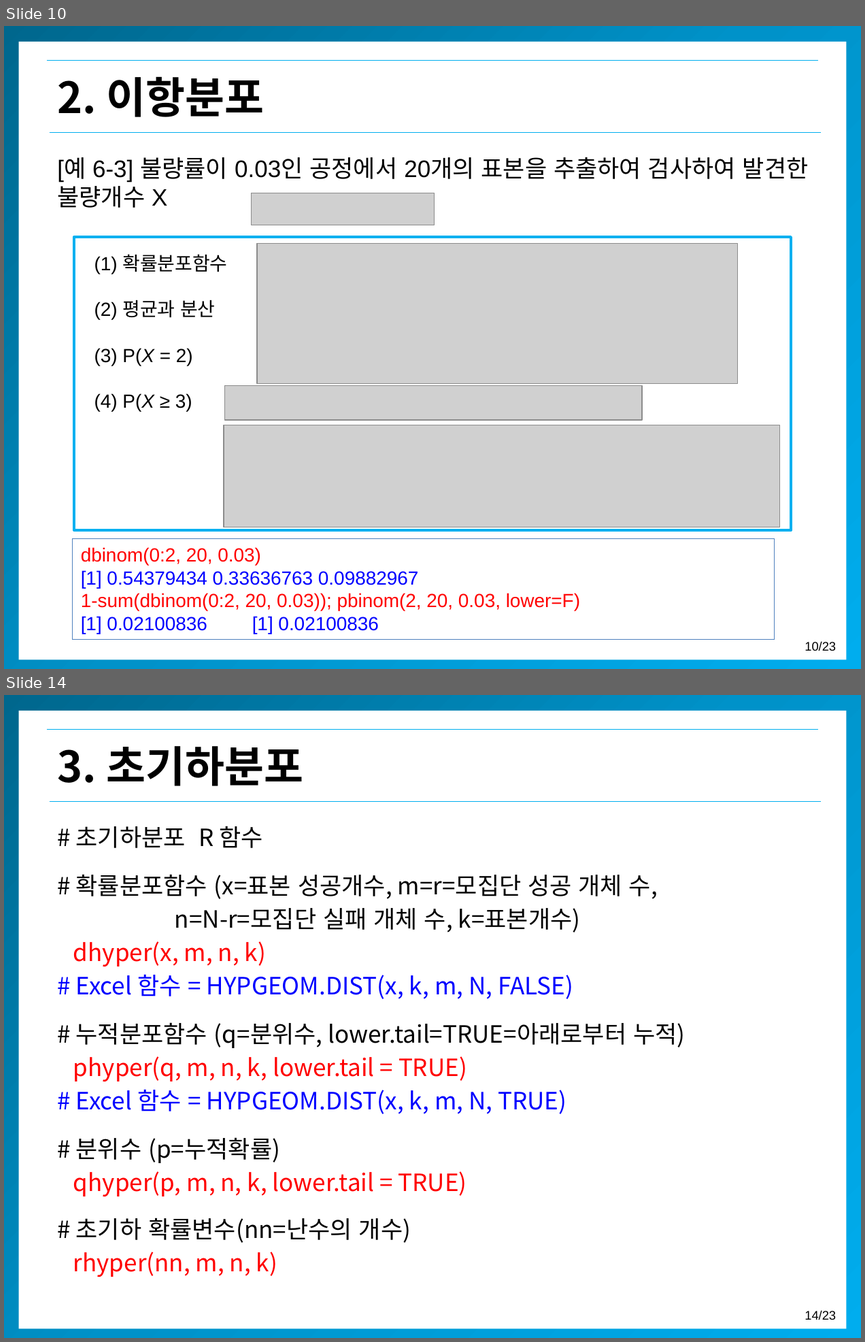
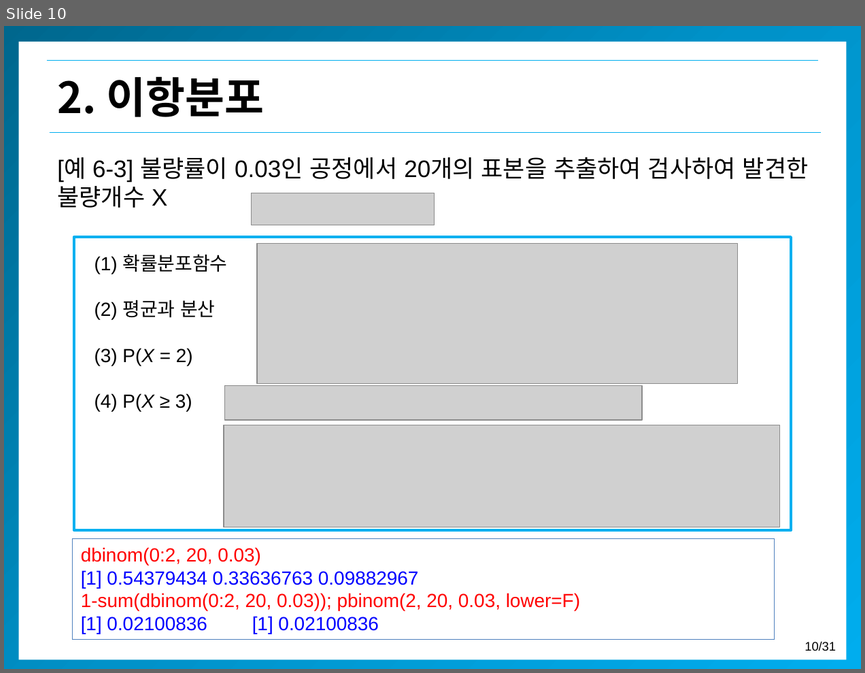
Before and after one commit to misdb/statistics, a slide deck: .gitbook/assets/chapter-04-3-kor (1).pptx. Shown one above the other, each under a label of ours: slides 10 and 14 before the commit, slide 10 after it; the slides between them are not shown. The pictures are 865x1342 and 865x673 pixels, drawn with LibreOffice and Linux fonts; fonts in the diff are those of the drawing; grey boxes stand for pictures; background and template pictures are left out. Boxes give left, top, right and bottom in pixels: in the first picture for what was removed or moved away, otherwise in the second. Text is boxed around its words. In the diff, an @@ line names an element or a change of style, - is before the commit and + after.

```diff
--- a/.gitbook/assets/chapter-04-3-kor (1).pptx
+++ b/.gitbook/assets/chapter-04-3-kor (1).pptx
@@ slide 14 removed at (4,695,861,1338), background #FFFFFF; not listed: 5 template elements that a slide beside it also shows @@
@@ text removed at (57,746,303,786) @@
-3. 초기하분포
@@ text removed at (73,826,685,1276) @@
-# 초기하분포 R 함수
-# 확률분포함수 (x=표본 성공개수, m=r=모집단 성공 개체 수,
-n=N-r=모집단 실패 개체 수, k=표본개수)
-dhyper(x, m, n, k)
-# Excel 함수 = HYPGEOM.DIST(x, k, m, N, FALSE)
-# 누적분포함수 (q=분위수, lower.tail=TRUE=아래로부터 누적)
-phyper(q, m, n, k, lower.tail = TRUE)
-# Excel 함수 = HYPGEOM.DIST(x, k, m, N, TRUE)
-# 분위수 (p=누적확률)
-qhyper(p, m, n, k, lower.tail = TRUE)
-# 초기하 확률변수(nn=난수의 개수)
-rhyper(nn, m, n, k)
@@ page number at (804,641,836,651): text changed @@
-10/23
+10/31
```
Also in this commit, not shown: 1 slide changed, 6 other slides removed, 8 other files.
